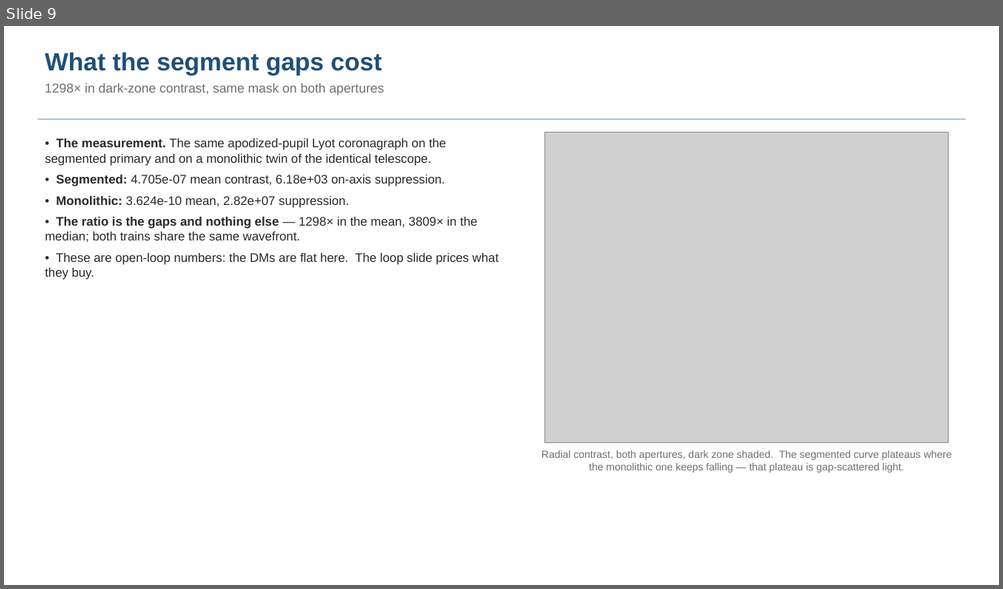
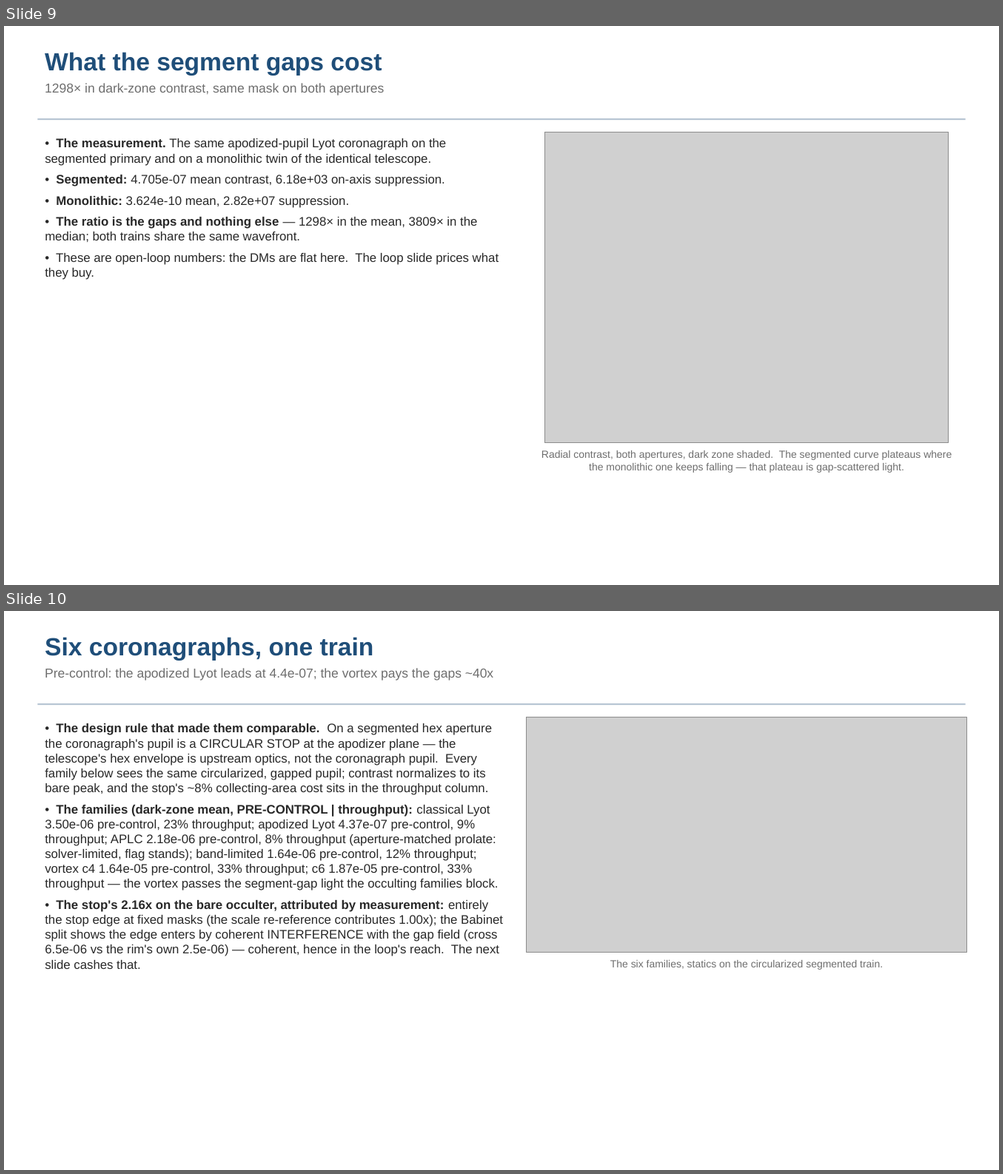
Before and after one commit to nasa-jpl/MACOS_resources, a slide deck: mmacos/templates/80_end_to_end/e2e6m_r2/deck_e2e6m_r2.pptx. Shown one above the other, each under a label of ours: slide 9 before the commit, slides 9 and 10 after it. The pictures are 1003x589 and 1003x1174 pixels, drawn with LibreOffice and Linux fonts; fonts in the diff are those of the drawing; grey boxes stand for pictures. Boxes give left, top, right and bottom in pixels: in the first picture for what was removed or moved away, otherwise in the second. Text is boxed around its words. In the diff, an @@ line names an element or a change of style, - is before the commit and + after.

```diff
--- a/mmacos/templates/80_end_to_end/e2e6m_r2/deck_e2e6m_r2.pptx
+++ b/mmacos/templates/80_end_to_end/e2e6m_r2/deck_e2e6m_r2.pptx
@@ slide 10 added at (x1=4, y1=611, x2=999, y2=1170), background #FFFFFF @@
@@ text added at (x1=45, y1=637, x2=493, y2=681), 12.5 pt, text #6E6E6E @@
+Six coronagraphs, one train
+Pre-control: the apodized Lyot leads at 4.4e-07; the vortex pays the gaps ~40x
@@ rectangle added at (x1=37, y1=703, x2=965, y2=705), fill #B8C6D4 @@
@@ picture added at (x1=526, y1=717, x2=967, y2=953) @@
@@ text added at (x1=45, y1=723, x2=503, y2=969), 12 pt, text #282828 @@
+• The design rule that made them comparable. On a segmented hex aperture the coronagraph's pupil is a CIRCULAR STOP at the apodizer plane — the telescope's hex envelope is upstream optics, not the coronagraph pupil. Every family below sees the same circularized, gapped pupil; contrast normalizes to its bare peak, and the stop's ~8% collecting-area cost sits in the throughput column.
+• The families (dark-zone mean, PRE-CONTROL | throughput): classical Lyot 3.50e-06 pre-control, 23% throughput; apodized Lyot 4.37e-07 pre-control, 9% throughput; APLC 2.18e-06 pre-control, 8% throughput (aperture-matched prolate: solver-limited, flag stands); band-limited 1.64e-06 pre-control, 12% throughput; vortex c4 1.64e-05 pre-control, 33% throughput; c6 1.87e-05 pre-control, 33% throughput — the vortex passes the segment-gap light the occulting families block.
+• The stop's 2.16x on the bare occulter, attributed by measurement: entirely the stop edge at fixed masks (the scale re-reference contributes 1.00x); the Babinet split shows the edge enters by coherent INTERFERENCE with the gap field (cross 6.5e-06 vs the rim's own 2.5e-06) — coherent, hence in the loop's reach. The next slide cashes that.
@@ text added at (x1=610, y1=960, x2=882, y2=970), 10 pt, text #6E6E6E @@
+The six families, statics on the circularized segmented train.
```
Also in this commit, not shown: 1 slide changed, 3 other slides added, 9 other files.
